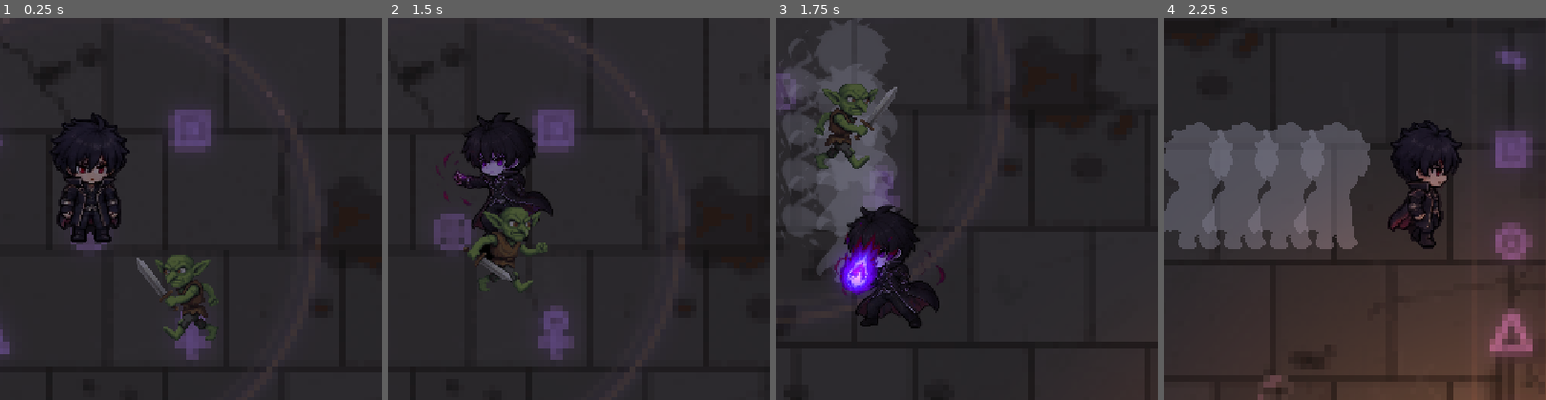
Above: before the commit, frames 1-4 (left to right).
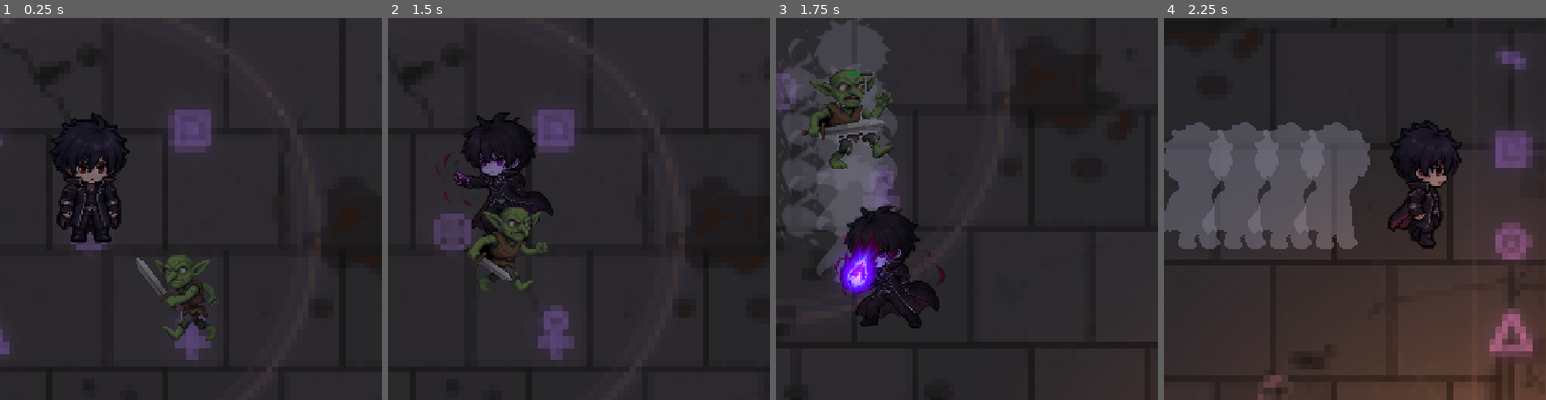
Above: after the commit, the same moments.

Repository: FahmiMj/godot-gta7
Game: Godot game, scene res://sandbox/hunter/test_real_hero.tscn
The game is run twice, just before and just after one commit, with the same random seed, the same clock (stepped at 60 frames per second) and the same inputs. This scene is started directly instead of the project's main scene.
Inputs (mouse positions are % of the whole screen's width and height, from its top left):
- Up to frame 1 (0.25 s): no input
- Up to frame 2 (1.5 s): click "Take 50 Damage" at 0.5 s; tap Enter (ui_accept) at 1.25 s; move the mouse to (45, 70) at 1.27 s; hold D (move_right) from 1.28 s (still down); hold E (attack) from 1.28 s (still down); click (45, 70) at 1.42 s
- Up to frame 3 (1.75 s): keep holding D (move_right); keep holding E (attack); tap Enter (ui_accept) at 1.52 s; tap Q (flash_step) at 1.55 s
- Up to frame 4 (2.25 s): keep holding D (move_right); move the mouse to (80, 65) at 2.02 s; release E (attack) at 2.03 s; tap Q (flash_step) at 2.1 s
The pictures show only the part of the screen within x 38-88%, y 22-72%; the shares and areas given below are measured in that part.

Frames 1-2 are identical in both runs. In frame 3, 2.8% of the frame differs, in the area x 6-32%, y 13-40%; in frame 4, nothing differs.

Commit message:
feat: melee and flash-step damage hurt enemies, plus temp health bars
- Left-click punch now deals melee_damage to enemies in range in front of
  the player (directional, no flip needed - attack rows are already correct).
- Flash step sweeps through enemies on the dash line and deals flash_damage
  to each one swept past.
- Enemies get a temporary EnemyHealthBar above their head that shows when
  they take damage and fades out after show_time seconds.
- Player gains heal() so the treasure chest potion can restore it through the
  health system (emits health_changed so HUD bars stay in sync).

Diff:
--- a/enemy/enemy.gd
+++ b/enemy/enemy.gd
@@ -44,6 +44,7 @@
 @onready var _sprite: AnimatedSprite2D = $AnimatedSprite2D
 @onready var _slash: AnimatedSprite2D = $SlashEffect
 @onready var _swing_sound: AudioStreamPlayer2D = $SwingSound
+@onready var _health_bar: EnemyHealthBar = $HealthBar
 
 
 func _ready() -> void:
@@ -81,6 +82,7 @@
 	if is_dead:
 		return
 	_health -= amount
+	_health_bar.set_health(_health, max_health)
 	if _health <= 0:
 		_die()
 	else:
--- a/enemy/enemy.tscn
+++ b/enemy/enemy.tscn
@@ -4,6 +4,7 @@
 [ext_resource type="SpriteFrames" uid="uid://c7gblnfr4m2xk" path="res://assets/goblin_sprites/goblin_frames.tres" id="2_frames"]
 [ext_resource type="SpriteFrames" uid="uid://b3slshfx8q4wn" path="res://assets/goblin_sprites/goblin_slash_frames.tres" id="3_slash"]
 [ext_resource type="AudioStream" uid="uid://cqrc7dwlr45jt" path="res://assets/audio/goblin_swing.wav" id="4_swing"]
+[ext_resource type="Script" path="res://enemy/health_bar.gd" id="5_healthbar"]
 
 [sub_resource type="CircleShape2D" id="CircleShape2D_ofsxj"]
 radius = 26.0
@@ -26,6 +27,10 @@
 [node name="AttackTimer" type="Timer" parent="." unique_id=1938475621]
 one_shot = true
 
+[node name="HealthBar" type="Node2D" parent="."]
+position = Vector2(0, -112)
+script = ExtResource("5_healthbar")
+
 [node name="SlashEffect" type="AnimatedSprite2D" parent="."]
 visible = false
 position = Vector2(21, -72)
--- /dev/null
+++ b/enemy/health_bar.gd
@@ -0,0 +1,62 @@
+extends Node2D
+class_name EnemyHealthBar
+
+## A temporary health bar drawn above an enemy. It appears when the enemy takes
+## damage, shows the remaining health as a filled bar, and fades out after
+## show_time seconds. While the enemy is at full health nothing is drawn.
+
+@export var width: float = 34.0
+@export var height: float = 6.0
+## Seconds the bar stays visible after the last hit.
+@export var show_time: float = 2.5
+
+var _current: int = 0
+var _maximum: int = 1
+## Seconds left before the bar disappears.
+var _timer: float = 0.0
+
+
+func set_health(current: int, maximum: int) -> void:
+	_current = current
+	_maximum = maximum
+	_timer = show_time
+	set_process(true)
+	queue_redraw()
+
+
+func _process(delta: float) -> void:
+	_timer -= delta
+	if _timer <= 0.0:
+		_timer = 0.0
+		set_process(false)
+	queue_redraw()
+
+
+func _draw() -> void:
+	if _maximum <= 0:
+		return
+	# Only show while damaged and within the display window.
+	if _current >= _maximum and _timer <= 0.0:
+		return
+
+	var alpha = 1.0
+	if show_time > 0.0:
+		alpha = clampf(_timer / show_time, 0.0, 1.0)
+	if alpha <= 0.0:
+		return
+
+	var center = Vector2(width * 0.5, 0.0)
+	var size = Vector2(width, height)
+	var bg_rect = Rect2(center - size * 0.5, size)
+
+	# Background track.
+	draw_rect(bg_rect, Color(0.15, 0.15, 0.15, 0.85 * alpha))
+	# Border.
+	draw_rect(bg_rect, Color(1.0, 1.0, 1.0, 0.35 * alpha), false)
+
+	# Filled portion (red when low, green otherwise).
+	var fill := clampf(float(_current) / float(_maximum), 0.0, 1.0)
+	if fill > 0.0:
+		var fg_color := Color(1.0, 0.2, 0.2, 0.95 * alpha) if fill < 0.35 else Color(0.25, 0.9, 0.35, 0.9 * alpha)
+		var fg_rect := Rect2(center - size * 0.5, Vector2(width * fill, height))
+		draw_rect(fg_rect, fg_color)
--- a/scripts/player.gd
+++ b/scripts/player.gd
@@ -26,6 +26,14 @@
 @export var attack_cooldown: float = 1.0
 ## Time between melee swings, in seconds.
 @export var melee_cooldown: float = 0.45
+## Health taken from each enemy the punch reaches.
+@export var melee_damage: int = 25
+## How far the punch reaches in front of the player, in pixels.
+@export var melee_range: float = 100.0
+## Health taken from each enemy the flash step passes through.
+@export var flash_damage: int = 15
+## How close to the dash line an enemy must be to be hit, in pixels.
+@export var flash_hit_radius: float = 44.0
 
 signal health_changed(current: int, maximum: int)
 signal died
@@ -115,6 +123,13 @@
 		_die()
 
 
+func heal(amount: int) -> void:
+	if _dead or _reviving:
+		return
+	health = mini(max_health, health + amount)
+	health_changed.emit(health, max_health)
+
+
 func _die() -> void:
 	if _dead:
 		return
@@ -154,11 +169,49 @@
 	_flash_stepping = true
 	_spawn_trail()
 	flash_step_sound.play()
+	# damage any enemy swept through on the dash line
+	var dash_start := global_position
+	var dash_end := dash_start + _facing_vector() * flash_step_distance
+	_hit_enemies_along_segment(dash_start, dash_end, flash_damage, flash_hit_radius)
 	sprite.visible = false
-	global_position += _facing_vector() * flash_step_distance
+	global_position = dash_end
 	await get_tree().create_timer(flash_step_hide_time).timeout
 	sprite.visible = true
 	_flash_stepping = false
+
+
+## Damages every enemy whose center is within range and roughly in front of the
+## player (used for the melee punch).
+func _hit_enemies_in_front(damage: int, range: float) -> void:
+	var forward := _facing_vector()
+	var origin := global_position
+	for enemy in get_tree().get_nodes_in_group("enemies"):
+		if not is_instance_valid(enemy) or not enemy.has_method("take_damage"):
+			continue
+		var to: Vector2 = enemy.global_position - origin
+		if to.length() > range:
+			continue
+		if to.dot(forward) < -16.0:
+			continue
+		enemy.take_damage(damage)
+
+
+## Damages every enemy whose center lies within radius of the line segment
+## start->end (used for the flash step dash).
+func _hit_enemies_along_segment(start: Vector2, end: Vector2, damage: int, radius: float) -> void:
+	var segment := end - start
+	var length := segment.length()
+	if length <= 0.0:
+		return
+	var direction := segment / length
+	for enemy in get_tree().get_nodes_in_group("enemies"):
+		if not is_instance_valid(enemy) or not enemy.has_method("take_damage"):
+			continue
+		var to: Vector2 = enemy.global_position - start
+		var t := clampf(to.dot(direction), 0.0, length)
+		var closest := start + direction * t
+		if enemy.global_position.distance_to(closest) <= radius:
+			enemy.take_damage(damage)
 
 
 ## Leaves flat white silhouettes of the current frame along the travel path.
@@ -207,6 +260,9 @@
 		anim = "attack_down"
 	sprite.play(anim)
 
+	# the punch lands immediately: hurt anything in reach in front of us
+	_hit_enemies_in_front(melee_damage, melee_range)
+
 	await sprite.animation_finished
 	_melee_attacking = false
 	# dying mid-swing hands the sprite over to the wither animation
Not shown, added: enemy/health_bar.gd.uid
